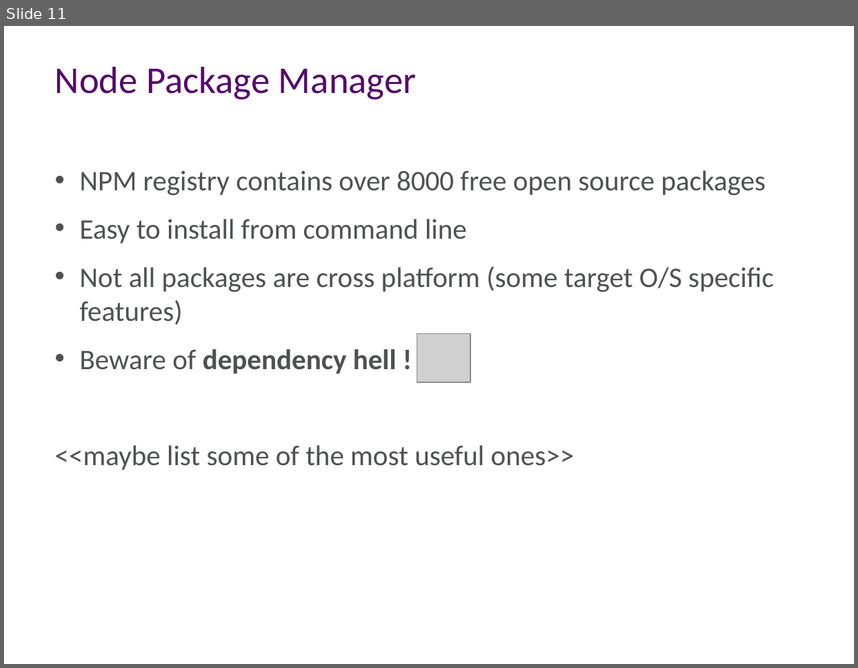
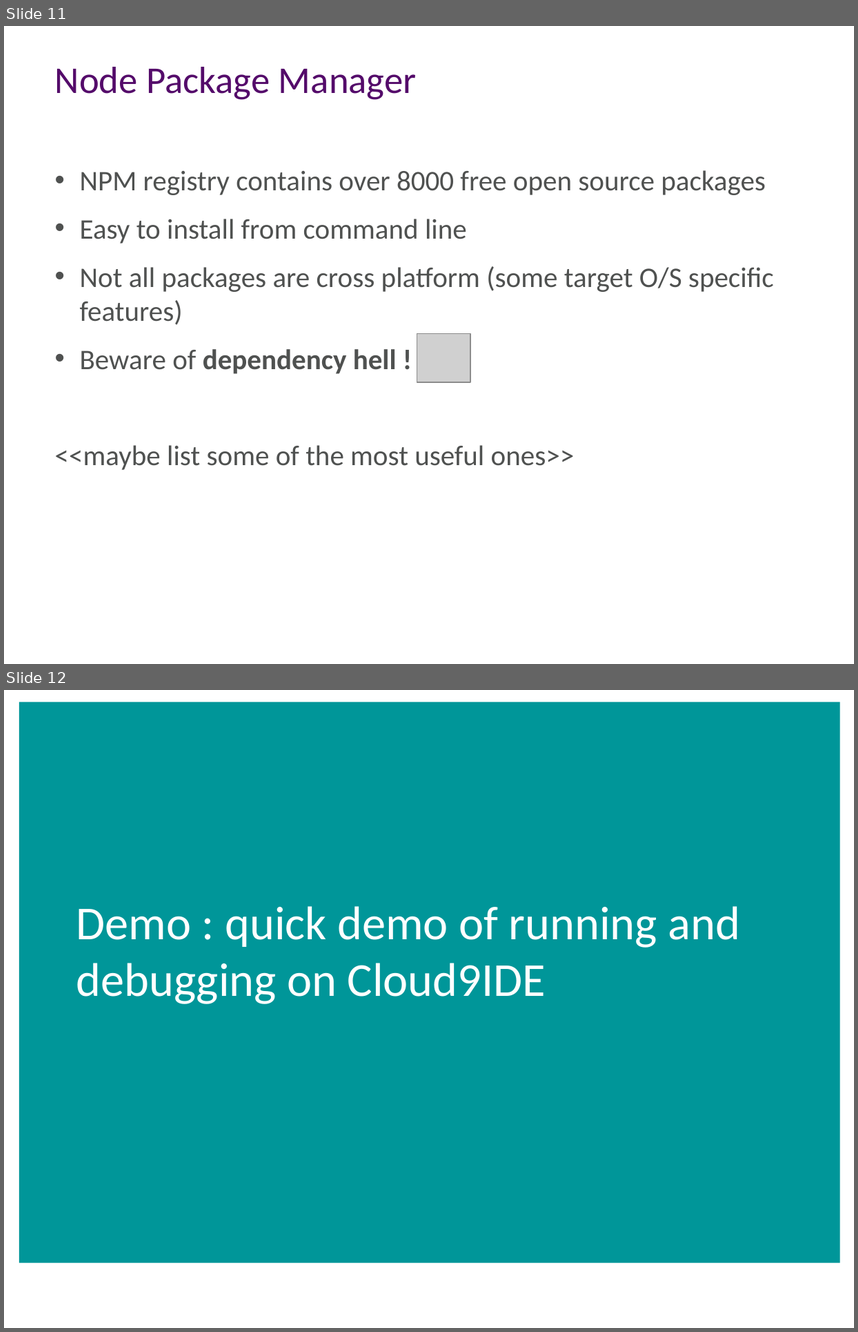
Before and after one commit to aidancasey/AzureNodeChatClient, a slide deck: presentation/Building Node.js Applications on Windows Azure.pptx. Shown one above the other, each under a label of ours: slide 11 before the commit, slides 11 and 12 after it. The pictures are 858x668 and 858x1332 pixels, drawn with LibreOffice and Linux fonts; fonts in the diff are those of the drawing; grey boxes stand for pictures; background and template pictures are left out. Boxes give left, top, right and bottom in pixels: in the first picture for what was removed or moved away, otherwise in the second. Text is boxed around its words. In the diff, an @@ line names an element or a change of style, - is before the commit and + after.

```diff
--- a/presentation/Building Node.js Applications on Windows Azure.pptx
+++ b/presentation/Building Node.js Applications on Windows Azure.pptx
@@ slide 12 added at (x1=4, y1=690, x2=854, y2=1328), background #FFFFFF @@
@@ rectangle added at (x1=19, y1=702, x2=840, y2=1262), fill #009699 @@
@@ title added at (x1=76, y1=906, x2=740, y2=1004), 40 pt, text #FFFFFF @@
+Demo : quick demo of running and debugging on Cloud9IDE
```
Also in this commit, not shown: 7 slides changed, 2 other slides added, 5 slides removed.
